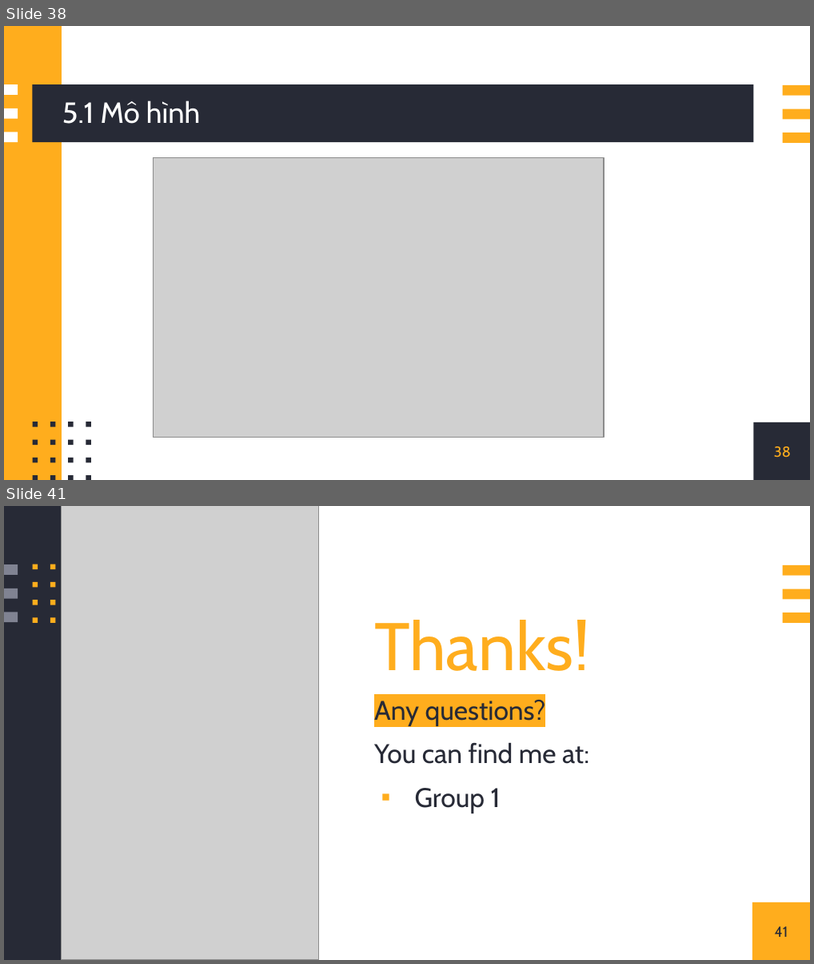
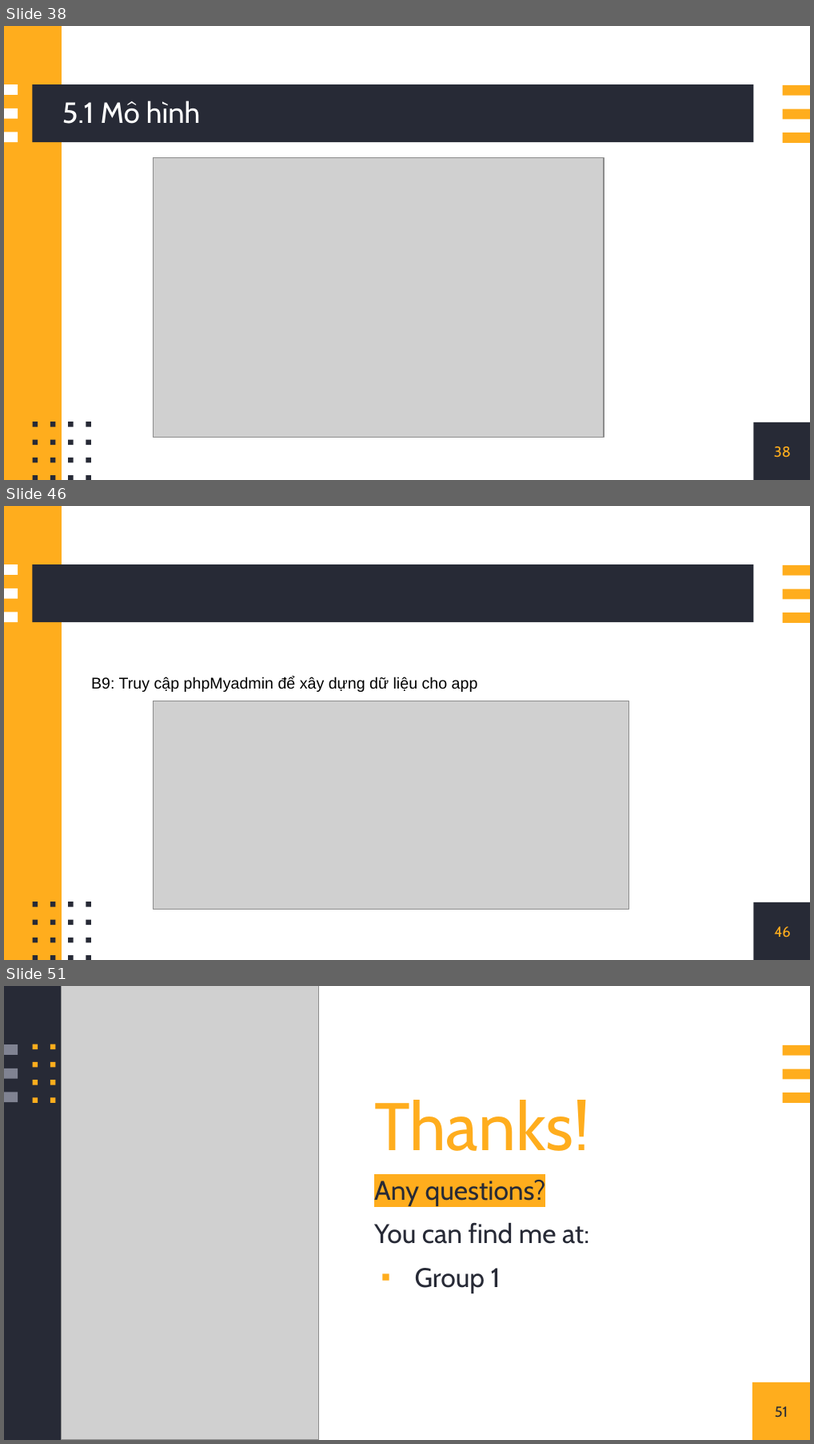
Before and after one commit to doitino/DoAn_CNPM_QuanLyGiangVien, a slide deck: nhom1.pptx. Shown one above the other, each under a label of ours: slides 38 and 41 before the commit, slides 38, 46 and 51 after it; the slides between them are not shown. The pictures are 814x964 and 814x1444 pixels, drawn with LibreOffice and Linux fonts; fonts in the diff are those of the drawing; grey boxes stand for pictures. Boxes give left, top, right and bottom in pixels: in the first picture for what was removed or moved away, otherwise in the second. Text is boxed around its words. In the diff, an @@ line names an element or a change of style, - is before the commit and + after.

Commit message:
update tài liệu and fix code

```diff
--- a/nhom1.pptx
+++ b/nhom1.pptx
@@ slide 46 added at bbox=[4, 506, 810, 960], background #FFFFFF; not listed: 25 template elements that a slide beside it also shows @@
@@ text added at bbox=[91, 676, 478, 692], 14 pt, text #000000 @@
+B9: Truy cập phpMyadmin để xây dựng dữ liệu cho app
@@ picture added at bbox=[153, 701, 629, 908] @@
@@ page number added at bbox=[774, 926, 790, 937], 13 pt, text #FFAD1D @@
+46
@@ what was slide 41 is now slide 51 @@
@@ page number at bbox=[775, 1406, 788, 1417]: text changed @@
-41
+51
```
Also in this commit, not shown: 2 slides changed, 9 other slides added, 55 other files.
